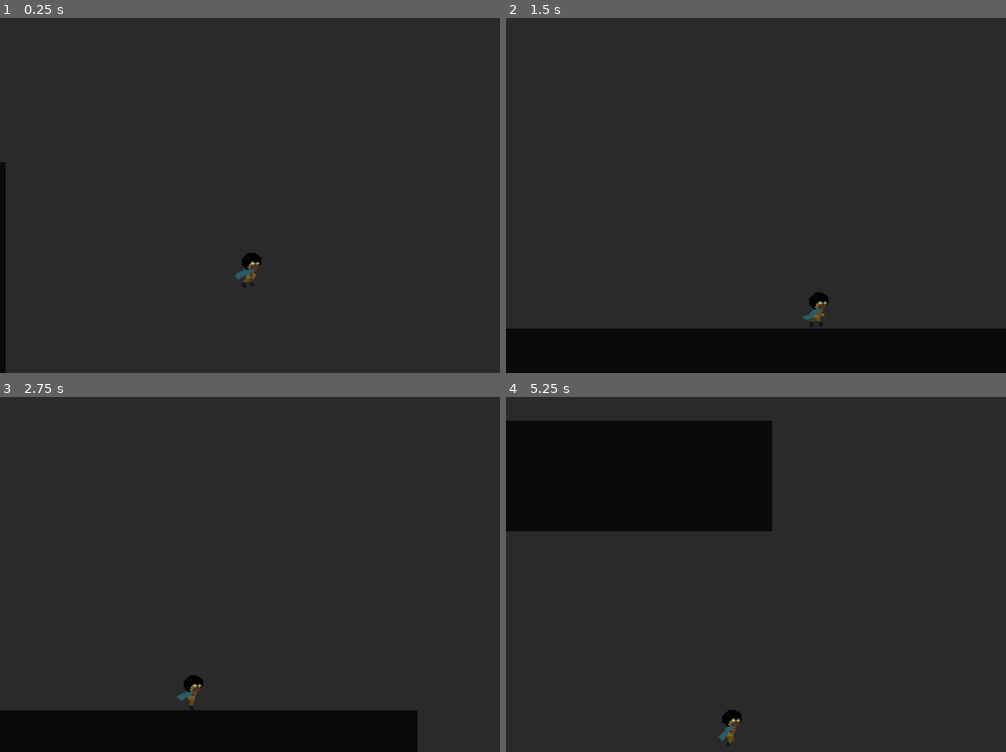
Above: before the commit, frames 1-4 (two rows, left to right).
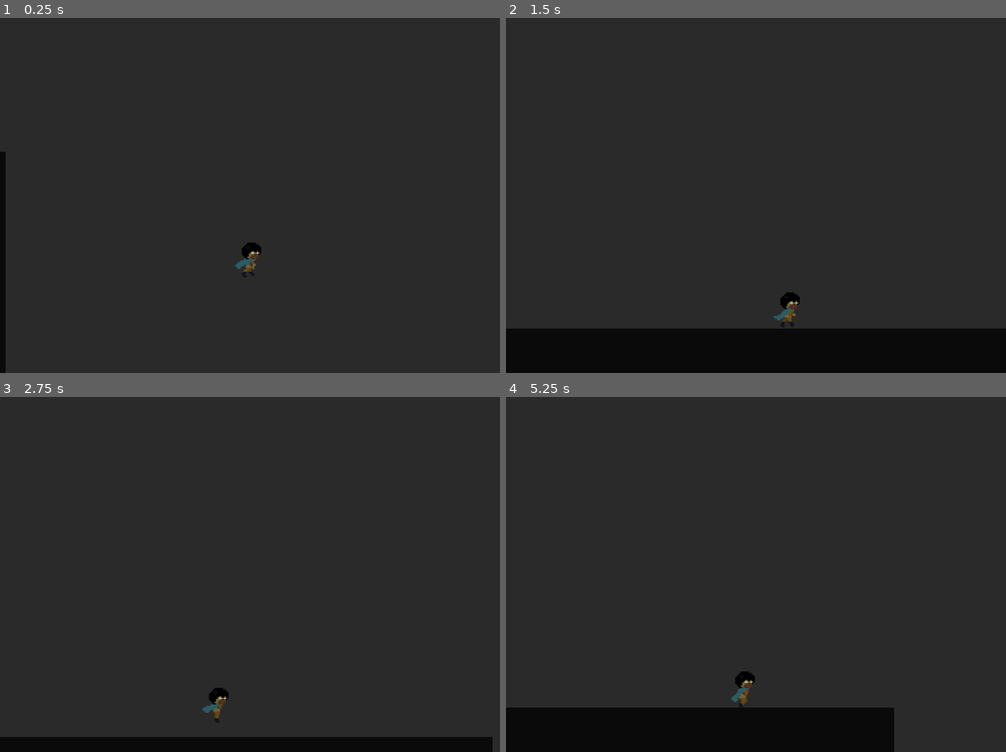
Above: after the commit, the same moments.

Repository: gpelussi/home_ggj19
Game: Godot game, scene res://Main.tscn
Two runs of this game, one before a commit and one after it. Both use one fixed random seed, a clock stepped at 60 frames per second and the inputs below.
Inputs:
- Up to frame 1 (0.25 s): no input
- Up to frame 2 (1.5 s): hold Space (ACTION_C) 0.53-1.28 s; hold Right (DIR_RIGHT) from 0.53 s (still down); tap Z (ACTION_A) at 1.35 s
- Up to frame 3 (2.75 s): tap Space (ACTION_C) at 1.55, 2.3 s; release Right (DIR_RIGHT) at 2.03 s; hold Left (DIR_LEFT) from 2.03 s (still down); hold X (ACTION_B) from 2.03 s (still down)
- Up to frame 4 (5.25 s): release Left (DIR_LEFT) at 2.78 s; release X (ACTION_B) at 2.78 s; hold Right (DIR_RIGHT) 2.78-4.28 s; tap Space (ACTION_C) at 2.85, 3.8, 4.35 s; hold V (ACTION_D) 3.53-4.28 s; hold Left (DIR_LEFT) 4.28-5.03 s; hold Right (DIR_RIGHT) from 5.03 s (still down); hold Z (ACTION_A) from 5.03 s (still down)

The runs differ from the first frame. In frame 1, 0.4% of the frame differs, in the area x 0-53%, y 37-75%; in frame 2, 0.5%; in frame 3, 7.2%; in frame 4, 26%, in the area x 0-78%, y 6-100%.

Commit message:
Fuck yeah the jump works

Diff:
--- a/src/Bodies/Body.gd
+++ b/src/Bodies/Body.gd
@@ -5,7 +5,7 @@
 signal landed_on_floor(position)
 
 var velocity = Vector2()
-var jump_phase = -1
+var vertical_acceleration = 0
 
 # OVERRIDE METHODS
 
@@ -20,30 +20,41 @@
 
 # METHODS
 
-func set_movement(movement):
-	self.velocity += movement * Physics.BASE_SPEED
+func move_right():
+	self.velocity += Physics.RIGHT * Physics.BASE_SPEED
+
+func move_left():
+	self.velocity += Physics.LEFT * Physics.BASE_SPEED
 
 func jump():
-	if jump_phase >= 0:
-		if jump_phase == 0:
-			jump_phase = Physics.JUMP
-		self.velocity += Physics.UP * jump_phase
-		jump_phase *= 0.9
-		if jump_phase <= Physics.EPSILON_SPEED:
-			jump_phase = -1
+	if is_on_floor():
+		print("JUMPED")
+		vertical_acceleration = 1
+		self.velocity += Physics.UP * Physics.JUMP_STRENGTH * vertical_acceleration
+
+func keep_jumping():
+	if vertical_acceleration > 0 and not is_on_floor():
+		vertical_acceleration = vertical_acceleration * Physics.DEACCELERATION
+		self.velocity += Physics.UP * Physics.JUMP_STRENGTH * vertical_acceleration
+
+func stop_jumping():
+	vertical_acceleration = -1
 
 func accelerate_gravity():
 	if not is_on_floor():
 		self.velocity += Physics.DOWN * Physics.GRAVITY
 
 func check_floor():
-	if jump_phase != 0 and is_on_floor():
-		print("landed!")
-		jump_phase = 0
+	if vertical_acceleration != 0 and is_on_floor():
 		velocity.y = 0
+		vertical_acceleration = 0
+		print("LANDED")
 		emit_signal("landed_on_floor", self.position)
 
 func deaccelerate():
 	self.velocity *= Physics.DEACCELERATION
+	if vertical_acceleration > Physics.EPSILON_SPEED:
+		vertical_acceleration = 0
 	if self.velocity.length_squared() <= Physics.EPSILON_SPEED:
-		velocity *= 0
+		velocity.x = 0
+		velocity.y = 0
--- a/src/Bodies/Body.tscn
+++ b/src/Bodies/Body.tscn
@@ -2,7 +2,7 @@
 
 [ext_resource path="res://Bodies/Body.gd" type="Script" id=1]
 
-[node name="Body" type="KinematicBody2D"]
+[node name="Body" type="KinematicBody2D" index="0"]
 
 input_pickable = false
 collision_layer = 1
--- a/src/Bodies/Physics.gd
+++ b/src/Bodies/Physics.gd
@@ -5,9 +5,9 @@
 const DOWN = Vector2(0, 1)
 const LEFT = Vector2(-1, 0)
 
-const BASE_SPEED = 32
+const BASE_SPEED = 24
 const DEACCELERATION = 0.8
 const EPSILON_SPEED = 1
 
-const JUMP = 512
+const JUMP_STRENGTH = 360
 const GRAVITY = 64
--- a/src/Bodies/Player/Controls.gd
+++ b/src/Bodies/Player/Controls.gd
@@ -5,14 +5,13 @@
 var active = true
 
 func _physics_process(delta):
-	var direction = Vector2()
 	if active:
 		if Input.is_action_pressed("DIR_RIGHT"):
-			direction += Physics.RIGHT
+			get_parent().move_right()
 		if Input.is_action_pressed("DIR_LEFT"):
-			direction += Physics.LEFT
-	if direction.length_squared() > 0:
-		get_parent().set_movement(direction)
+			get_parent().move_left()
+		if Input.is_action_pressed("ACTION_C"):
+			get_parent().keep_jumping()
 
 func _input(event):
 	if active:
@@ -21,8 +20,9 @@
 		elif event.is_action_pressed("ACTION_B"):
 			print("CANCEL")
 		elif event.is_action_pressed("ACTION_C"):
-			print("JUMP")
 			get_parent().jump()
+		elif event.is_action_released("ACTION_C"):
+			get_parent().stop_jumping()
 		elif event.is_action_pressed("ACTION_D"):
 			print("AUX")
 		elif event.is_action_pressed("ACTION_PAUSE"):
--- a/src/Bodies/Player/Controls.tscn
+++ b/src/Bodies/Player/Controls.tscn
@@ -2,6 +2,6 @@
 
 [ext_resource path="res://Bodies/Player/Controls.gd" type="Script" id=1]
 
-[node name="Controls" type="Node"]
+[node name="Controls" type="Node" index="0"]
 
 script = ExtResource( 1 )
--- a/src/Bodies/Player/Player.tscn
+++ b/src/Bodies/Player/Player.tscn
@@ -4,7 +4,7 @@
 [ext_resource path="res://Bodies/Player/Sprite.tscn" type="PackedScene" id=2]
 [ext_resource path="res://Bodies/Player/Controls.tscn" type="PackedScene" id=3]
 
-[node name="Player" instance=ExtResource( 1 )]
+[node name="Player" index="0" instance=ExtResource( 1 )]
 
 [node name="HitBox" parent="." index="0"]
 
@@ -29,14 +29,14 @@
 drag_margin_h_enabled = true
 drag_margin_v_enabled = false
 smoothing_enabled = true
-smoothing_speed = 8.0
+smoothing_speed = 16.0
 offset_v = 0.0
 offset_h = 0.0
-drag_margin_left = 0.15
-drag_margin_top = 0.15
-drag_margin_right = 0.15
-drag_margin_bottom = 0.15
+drag_margin_left = 0.1
+drag_margin_top = 0.1
+drag_margin_right = 0.1
+drag_margin_bottom = 0.1
 editor_draw_screen = true
 editor_draw_limits = true
 editor_draw_drag_margin = true
-_sections_unfolded = [ "Drag Margin", "Editor", "Limit", "Offset", "Smoothing", "Transform", "Visibility", "Z Index" ]
+_sections_unfolded = [ "Drag Margin", "Editor", "Limit", "Offset", "Smoothing", "Visibility" ]
--- a/src/Bodies/Player/Sprite.tscn
+++ b/src/Bodies/Player/Sprite.tscn
@@ -21,7 +21,7 @@
 "values": [ 0, 1, 2, 3, 4, 5 ]
 }
 
-[node name="Sprite" type="Sprite"]
+[node name="Sprite" type="Sprite" index="0"]
 
 texture = ExtResource( 1 )
 offset = Vector2( 0, -13 )
